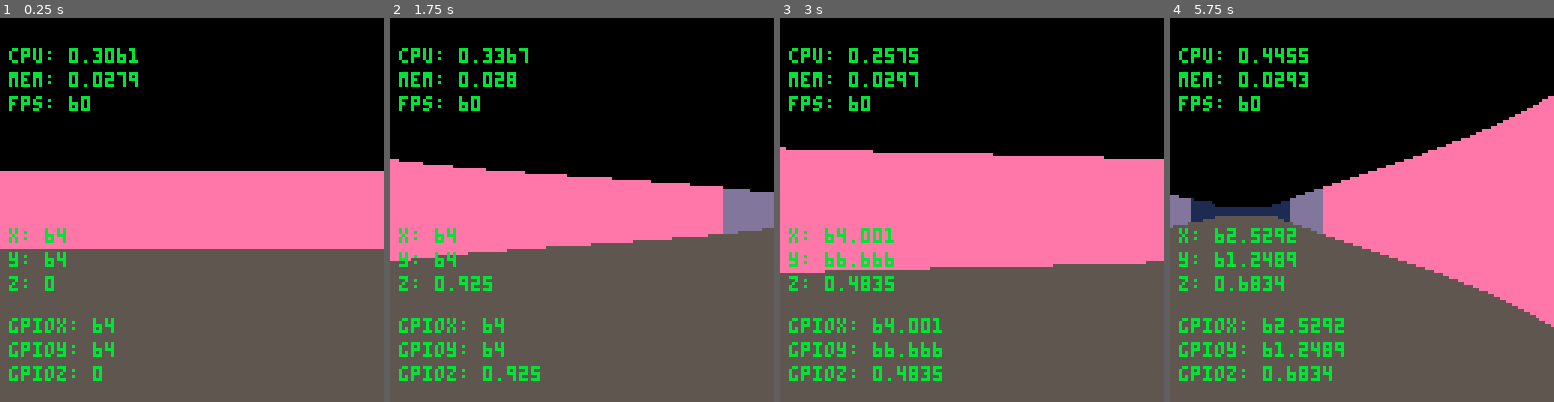
Above: before the commit, frames 1-4 (left to right).
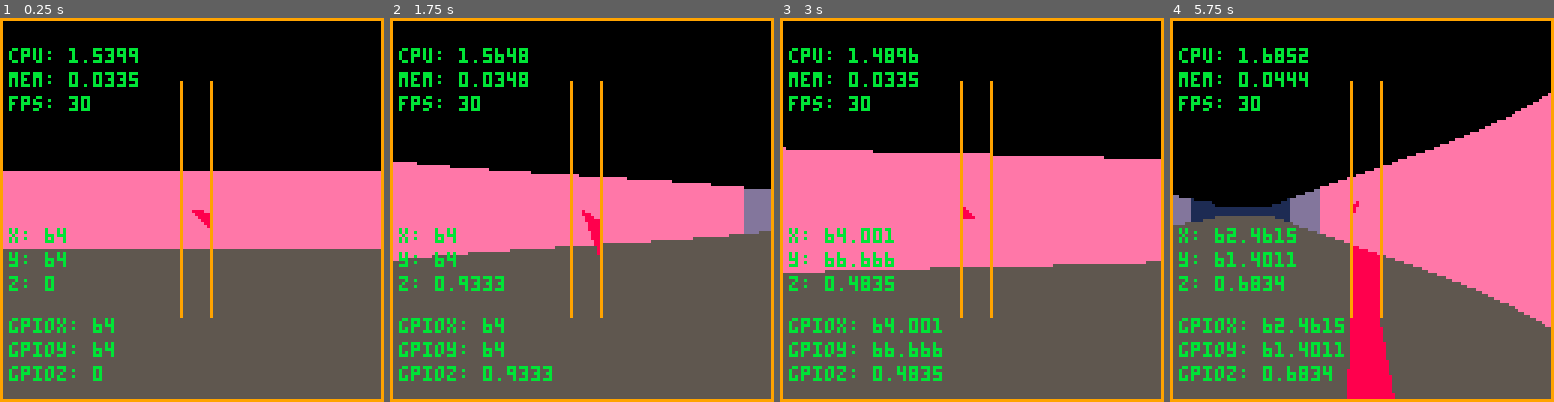
Above: after the commit, the same moments.

Repository: phearbot/pico8-raycasting
Game: PICO-8 cartridge dom.p8
The game is run twice, just before and just after one commit, with the same random seed, the same clock (stepped at 60 frames per second) and the same inputs.
Inputs:
- Up to frame 1 (0.25 s): no input
- Up to frame 2 (1.75 s): hold Right from 1.6 s (still down)
- Up to frame 3 (3 s): release Right at 2.1 s; hold Up 2.15-2.42 s; hold Right from 2.47 s (still down)
- Up to frame 4 (5.75 s): release Right at 3.03 s; hold Left 3.08-3.58 s; hold Down 3.63-3.97 s; hold Right 4.02-4.68 s; hold Up 4.73-5.03 s; hold Left 5.08-5.68 s; hold Down from 5.73 s (still down)

The runs differ from the first frame. In frame 1, 4.5% of the frame differs, in the area x 0-100%, y 0-100%; in frame 2, 6.0%; in frame 3, 4.4%; in frame 4, 9.0%.

Commit message:
Debug drawing turned on
This absolutely kills performance, but is needed for debugging.

Diff:
--- a/dom.p8
+++ b/dom.p8
@@ -19,7 +19,7 @@
  cls(5) -- this color is the color of the ground
 
  draw_raycast_3d()
-	-- draw_map()
+	draw_map()
  -- draw_player(player.x,player.y,player.z,11)
  --draw_other_players()
  --draw_hud()
@@ -256,7 +256,7 @@
  line(column,64 - (col_height / 2),column,64 + (col_height / 2),col_color)
 
  -- this will draw the ray being cast
- -- line(player.x,player.y,map_x,map_y,8)
+ line(player.x,player.y,map_x,map_y,8)
 
  -- debug
  debug_x_step = x_step
